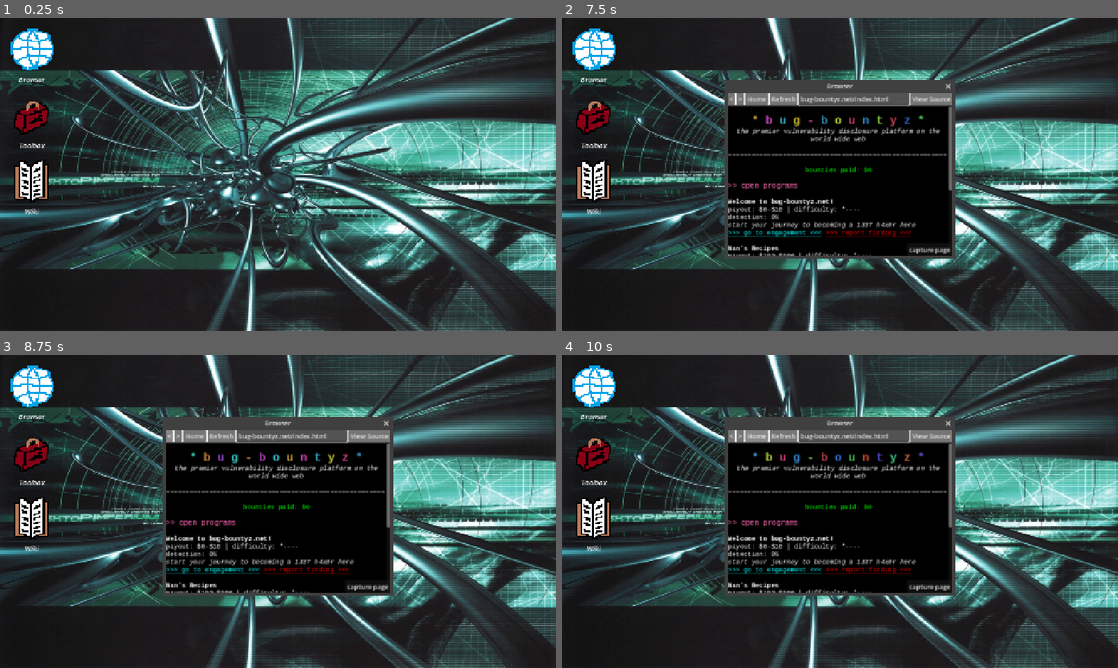
Above: before the commit, frames 1-4 (two rows, left to right).
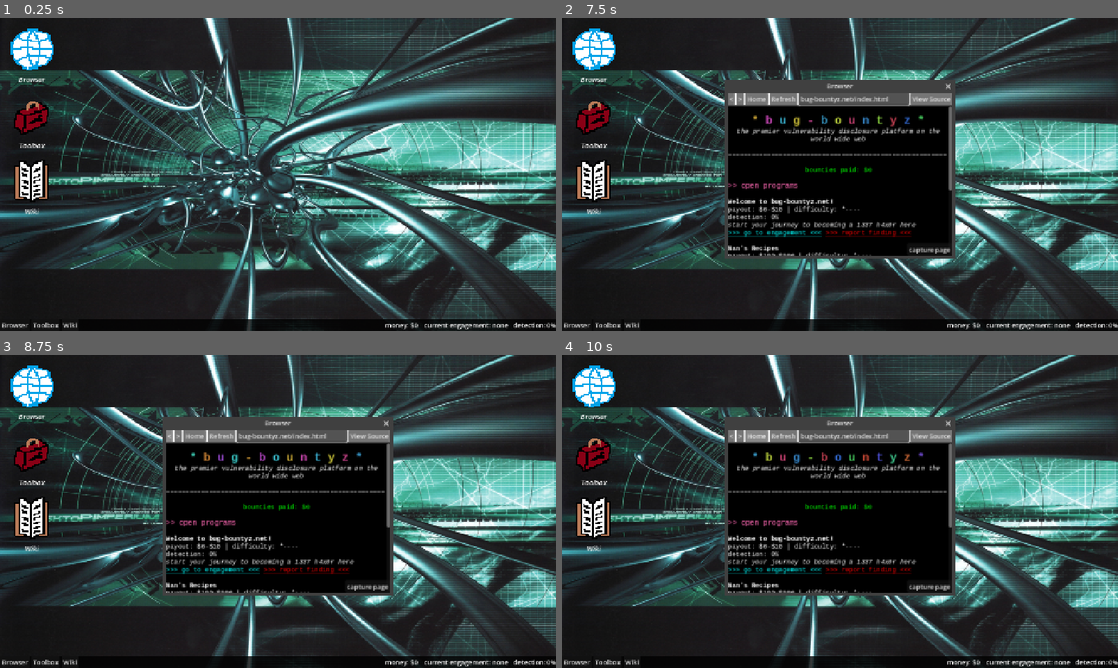
Above: after the commit, the same moments.

Repository: samiser/bug-bountyz
Game: Godot game, scene res://main.tscn
The game is run twice, just before and just after one commit, with the same random seed, the same clock (stepped at 60 frames per second) and the same inputs.
Inputs (mouse positions are in pixels of both pictures, inside the frame that each line leads up to):
- Up to frame 1 (0.25 s): no input
- Up to frame 2 (7.5 s): click (578, 324) at 0.5 s, where only the run after the commit has a clickable "Browser"; click (606, 324) at 1.25 s, where only the run after the commit has a clickable "Toolbox"; click (634, 324) at 2 s, where only the run after the commit has a clickable "Wiki"; click (578, 324) at 2.75 s, where only the run after the commit has a clickable "Browser"; click (606, 324) at 3.5 s, where only the run after the commit has a clickable "Toolbox"; click (634, 324) at 4.25 s, where only the run after the commit has a clickable "Wiki"; click (578, 324) at 5 s, where only the run after the commit has a clickable "Browser"; click (606, 324) at 5.75 s, where only the run after the commit has a clickable "Toolbox"; click (634, 324) at 6.5 s, where only the run after the commit has a clickable "Wiki"; tap Enter at 7.25 s; move the mouse to (595, 58) at 7.27 s; click (595, 58) at 7.42 s
- Up to frame 3 (8.75 s): click "<" at 8 s
- Up to frame 4 (10 s): click ">" at 8.75 s; click "Home" at 9.5 s

The runs differ from the first frame. In frame 1, 1.9% of the frame differs, in the area x 0-100%, y 96-100%; in frame 2, 1.9%; in frame 3, 1.9%; in frame 4, 1.9%.

Commit message:
added taskbar that does nothing atm

Diff:
--- a/browser.tscn
+++ b/browser.tscn
@@ -2,6 +2,7 @@
 
 [ext_resource type="Script" uid="uid://dyxlcbw1b4a06" path="res://scripts/browser.gd" id="1_ael0e"]
 [ext_resource type="Resource" uid="uid://ckfkf46o1mdke" path="res://resources/sites/bug-bountyz.net/index.tres" id="2_f62n4"]
+[ext_resource type="FontFile" uid="uid://cb7k02g7wwbo2" path="res://fonts/Liberation Mono/LiberationMono-Regular.ttf" id="3_7oh8c"]
 
 [node name="Browser" type="Control" unique_id=2132311247]
 layout_mode = 3
@@ -149,6 +150,7 @@
 grow_horizontal = 2
 grow_vertical = 2
 theme_override_colors/default_color = Color(8.663535e-07, 0.8437686, 0.25339803, 1)
+theme_override_fonts/normal_font = ExtResource("3_7oh8c")
 bbcode_enabled = true
 
 [node name="CaptureButton" type="Button" parent="." unique_id=870675449]
--- a/main.tscn
+++ b/main.tscn
@@ -11,6 +11,9 @@
 [ext_resource type="Texture2D" uid="uid://cs48nvrs0n88s" path="res://images/browser.png" id="9_efxa6"]
 [ext_resource type="Texture2D" uid="uid://dvrucw8h5j672" path="res://images/toolbox.png" id="10_efxa6"]
 [ext_resource type="Texture2D" uid="uid://qbtcvuo54sff" path="res://images/wiki.png" id="11_efxa6"]
+
+[sub_resource type="StyleBoxFlat" id="StyleBoxFlat_efxa6"]
+bg_color = Color(0, 0, 0, 0.7764706)
 
 [node name="Main" type="Control" unique_id=1822029631]
 layout_mode = 3
@@ -97,3 +100,68 @@
 layout_mode = 2
 window = NodePath("../../Wiki")
 icon = ExtResource("11_efxa6")
+
+[node name="Control" type="Control" parent="." unique_id=179889315]
+custom_minimum_size = Vector2(0, 30)
+layout_mode = 1
+anchors_preset = 12
+anchor_top = 1.0
+anchor_right = 1.0
+anchor_bottom = 1.0
+grow_horizontal = 2
+grow_vertical = 0
+
+[node name="Panel" type="Panel" parent="Control" unique_id=972244110]
+layout_mode = 1
+anchors_preset = 15
+anchor_right = 1.0
+anchor_bottom = 1.0
+grow_horizontal = 2
+grow_vertical = 2
+theme_override_styles/panel = SubResource("StyleBoxFlat_efxa6")
+
+[node name="HBoxContainer" type="HBoxContainer" parent="Control" unique_id=1659931048]
+layout_mode = 1
+anchors_preset = 15
+anchor_right = 1.0
+anchor_bottom = 1.0
+grow_horizontal = 2
+grow_vertical = 2
+alignment = 2
+
+[node name="Browser" type="Button" parent="Control/HBoxContainer" unique_id=2050967713]
+layout_mode = 2
+text = "Browser"
+
+[node name="Toolbox" type="Button" parent="Control/HBoxContainer" unique_id=1038636628]
+layout_mode = 2
+text = "Toolbox"
+
+[node name="Wiki" type="Button" parent="Control/HBoxContainer" unique_id=1413284699]
+layout_mode = 2
+text = "Wiki"
+
+[node name="Control" type="Control" parent="Control/HBoxContainer" unique_id=666378915]
+layout_mode = 2
+size_flags_horizontal = 3
+
+[node name="VSeparator" type="VSeparator" parent="Control/HBoxContainer" unique_id=1547667172]
+layout_mode = 2
+
+[node name="Label" type="Label" parent="Control/HBoxContainer" unique_id=1081704396]
+layout_mode = 2
+text = "money: $0 "
+
+[node name="VSeparator2" type="VSeparator" parent="Control/HBoxContainer" unique_id=1718707097]
+layout_mode = 2
+
+[node name="Label2" type="Label" parent="Control/HBoxContainer" unique_id=1053388849]
+layout_mode = 2
+text = "current engagement: none"
+
+[node name="VSeparator3" type="VSeparator" parent="Control/HBoxContainer" unique_id=509671782]
+layout_mode = 2
+
+[node name="Label3" type="Label" parent="Control/HBoxContainer" unique_id=2061630840]
+layout_mode = 2
+text = "detection: 0%"
